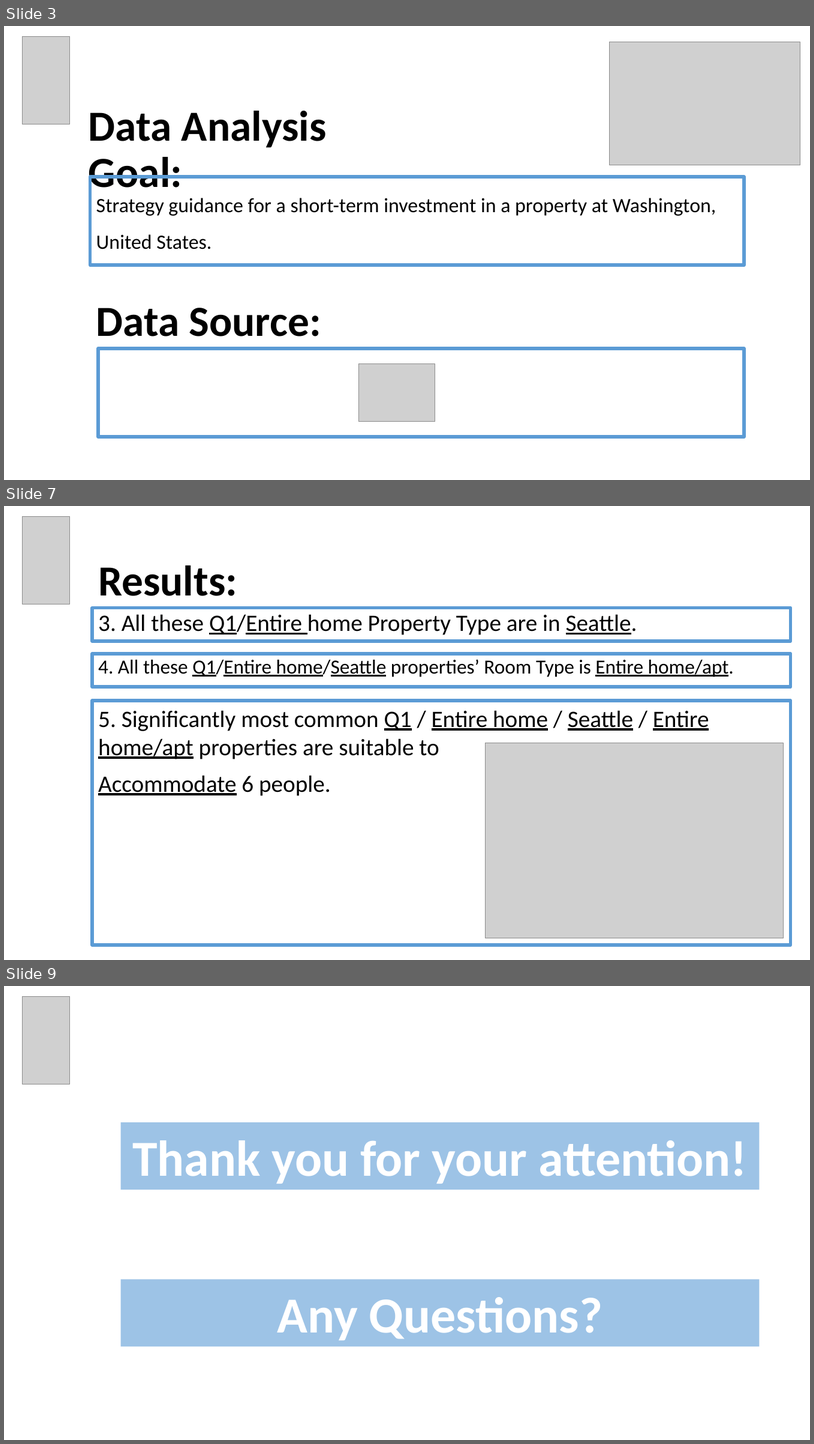
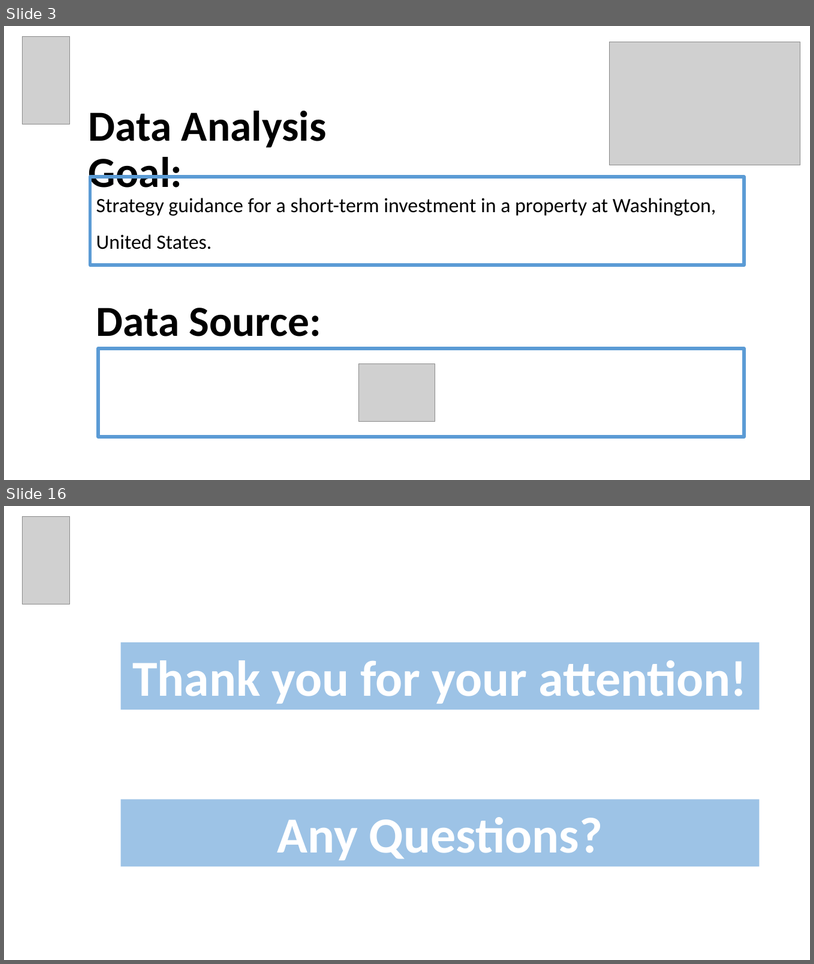
Before and after one commit to EyalVultz/Fianl-Project-Data-Analyst-Program-Hebrew-University-of-Jerusalem-Class-4-Group-2, a slide deck: Final Project Data Analyst Program Hebrew University of Jerusalem Class No. 4 Group 2.pptx. Shown one above the other, each under a label of ours: slides 3, 7 and 9 before the commit, slides 3 and 16 after it; the slides between them are not shown. The pictures are 814x1444 and 814x964 pixels, drawn with LibreOffice and Linux fonts; fonts in the diff are those of the drawing; grey boxes stand for pictures. Boxes give left, top, right and bottom in pixels: in the first picture for what was removed or moved away, otherwise in the second. Text is boxed around its words. In the diff, an @@ line names an element or a change of style, - is before the commit and + after.

```diff
--- a/Final Project Data Analyst Program Hebrew University of Jerusalem Class No. 4 Group 2.pptx
+++ b/Final Project Data Analyst Program Hebrew University of Jerusalem Class No. 4 Group 2.pptx
@@ slide 7 removed at [4, 506, 810, 960], background #FFFFFF @@
@@ picture removed at [22, 516, 70, 604] @@
@@ title removed at [98, 565, 237, 596] @@
-Results:
@@ rectangle removed at [92, 607, 791, 641] @@
-3. All these Q1/Entire home Property Type are in Seattle.
@@ rectangle removed at [92, 654, 791, 687] @@
-4. All these Q1/Entire home/Seattle properties’ Room Type is Entire home/apt.
@@ rectangle removed at [92, 700, 791, 945] @@
-5. Significantly most common Q1 / Entire home / Seattle / Entire home/apt properties are suitable to
-Accommodate 6 people.
@@ picture removed at [486, 743, 784, 939] @@
@@ what was slide 9 is now slide 16 @@
```
Also in this commit, not shown: 3 slides changed, 10 slides added, 2 other slides removed, 1 other file.
